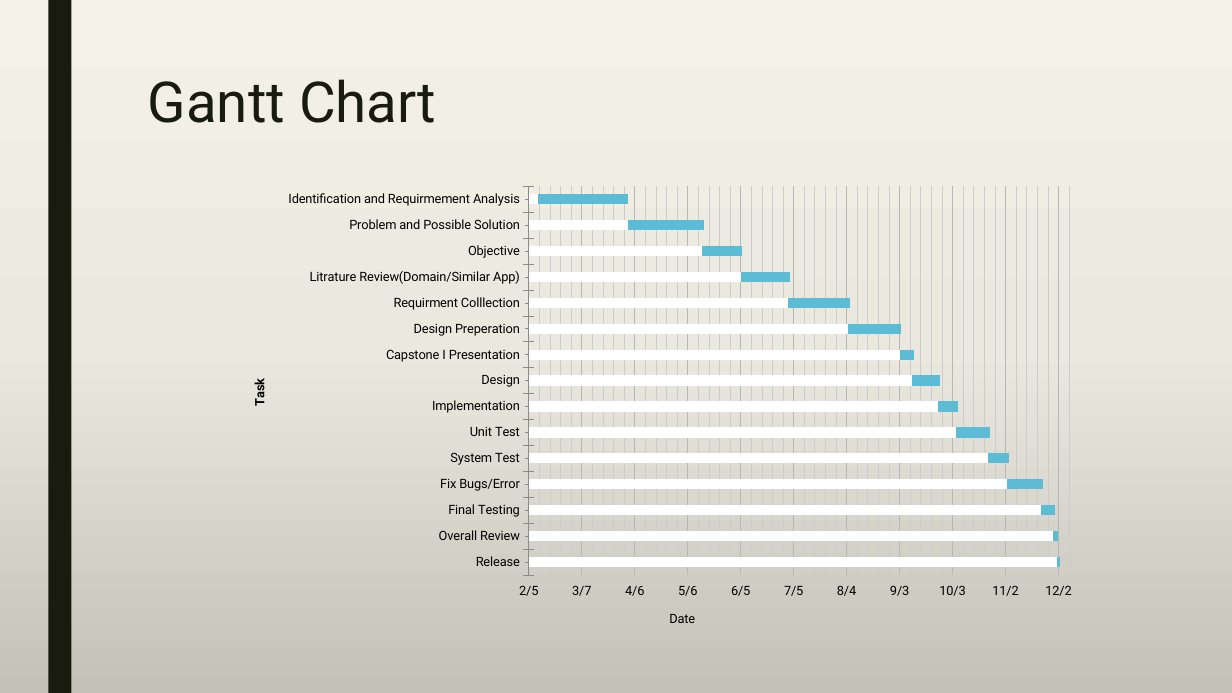
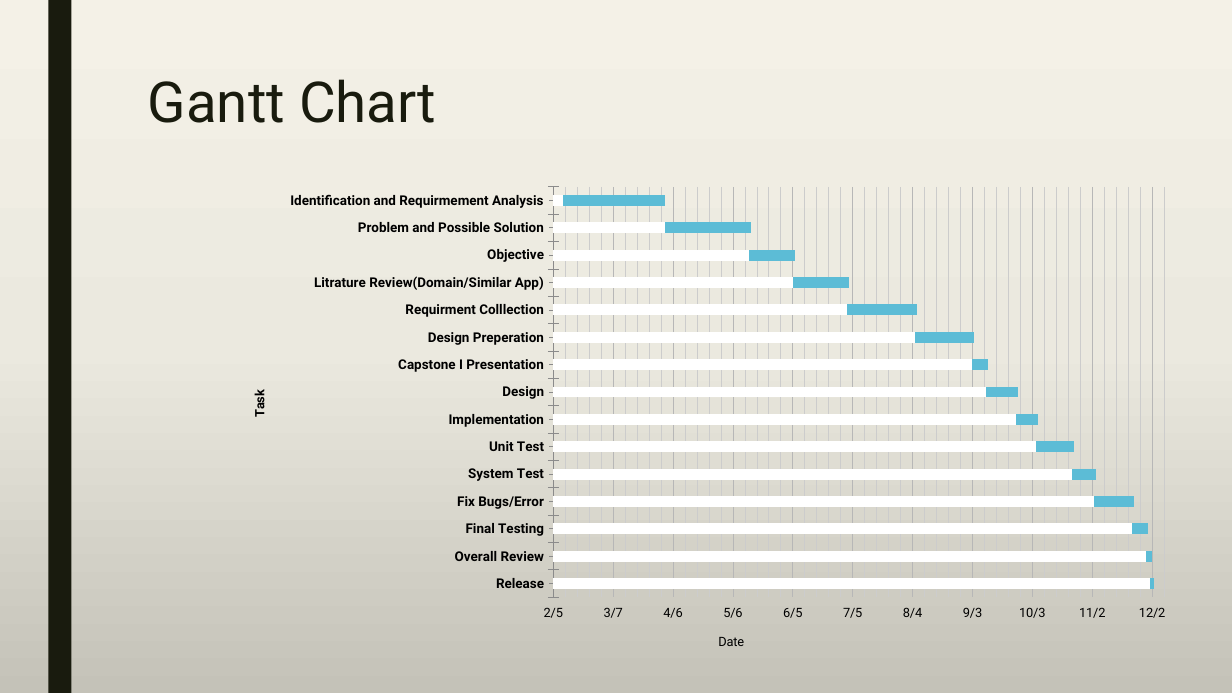
Before and after one commit to A-3li/Capstone, a slide deck: slide 7 of Capstone.pptx. Drawn at 1232x693 pixels with LibreOffice and Linux fonts; fonts in the diff are those of the drawing. Boxes give left, top, right and bottom in pixels: in the first picture for what was removed or moved away, otherwise in the second. Text is boxed around its words. In the diff, an @@ line names an element or a change of style, - is before the commit and + after.

```diff
--- a/Capstone.pptx
+++ b/Capstone.pptx
@@ bar stacked chart at [233,177,1192,669] @@
@@ category axis changed @@
@@ bar stacked chart: place and size @@
-bar stacked chart at [233,177,1094,646]
+bar stacked chart at [233,177,1192,669]
```
Also in this commit, not shown: 1 other slide changed.
